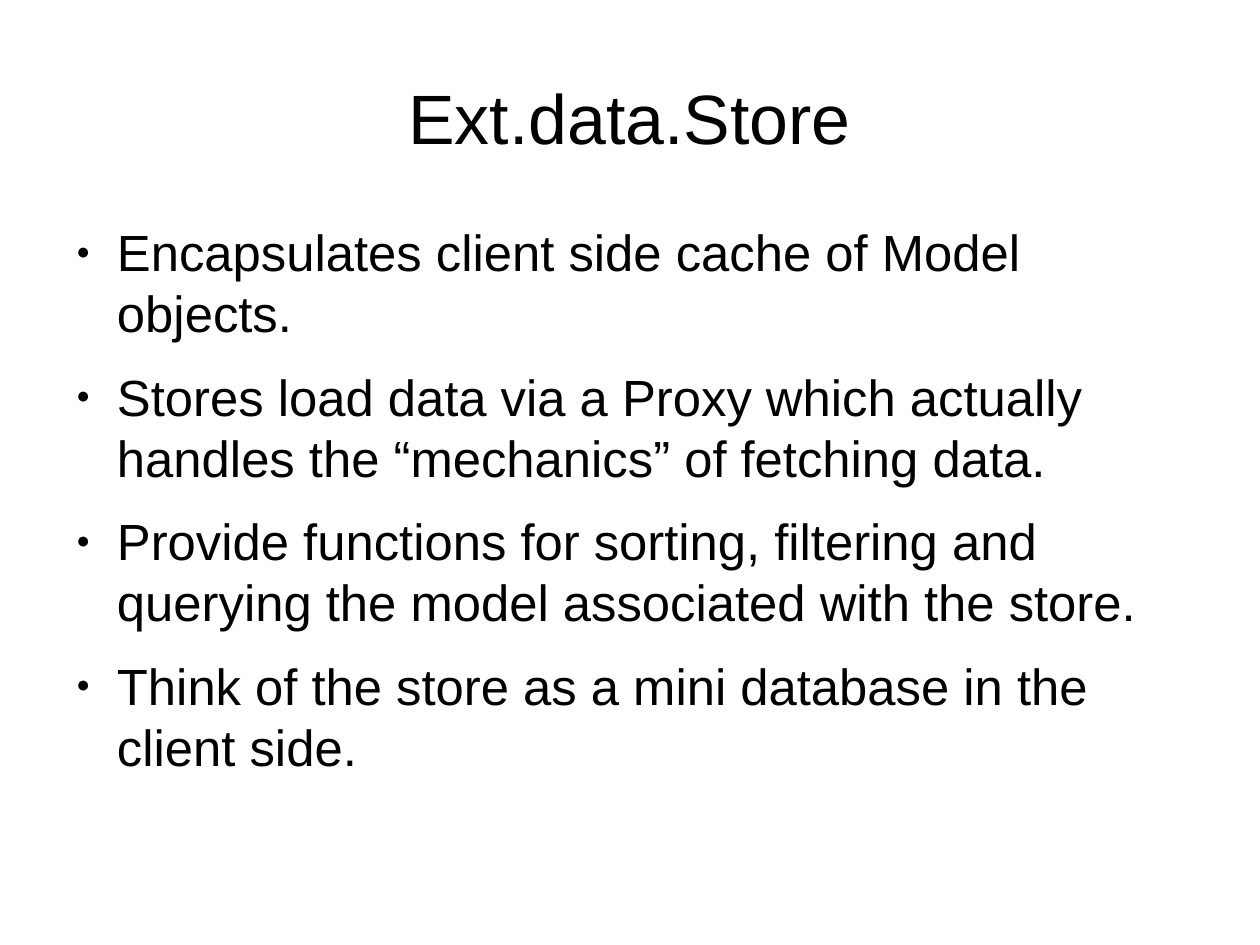
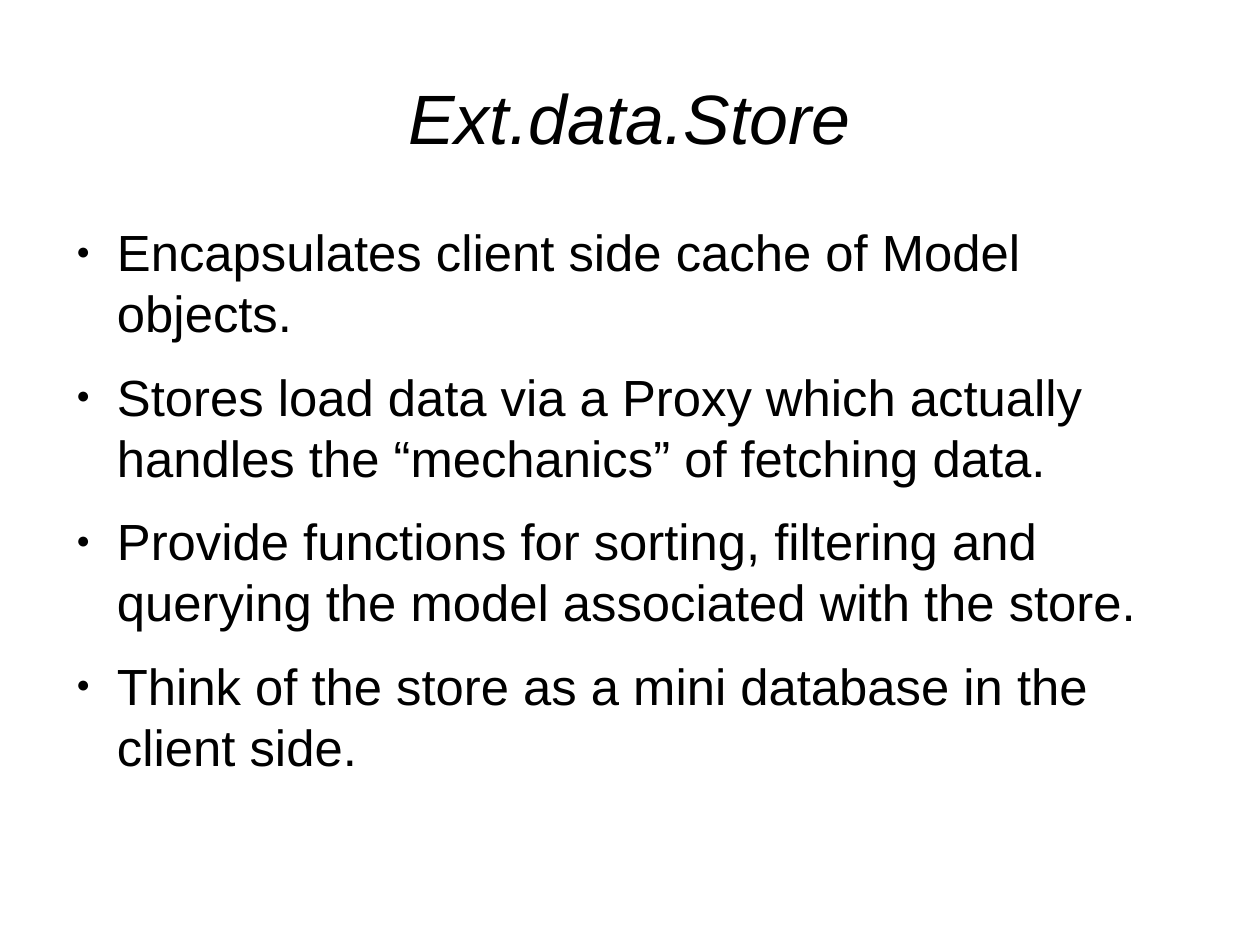
Before and after one commit to veltzer/demos, a slide deck: slide 11 of javascript/extjs/doc/extjs_data.odp (slide 3 before the commit). Drawn at 1260x945 pixels with LibreOffice and Linux fonts; fonts in the diff are those of the drawing. Boxes give left, top, right and bottom in pixels: in the first picture for what was removed or moved away, otherwise in the second. Text is boxed around its words. In the diff, an @@ line names an element or a change of style, - is before the commit and + after.

```diff
--- a/javascript/extjs/doc/extjs_data.odp
+++ b/javascript/extjs/doc/extjs_data.odp
@@ title "Ext.data.Store" at (x1=408, y1=93, x2=850, y2=145): italic on @@
```
Also in this commit, not shown: 1 other slide changed, 8 slides added, 6 other files.
